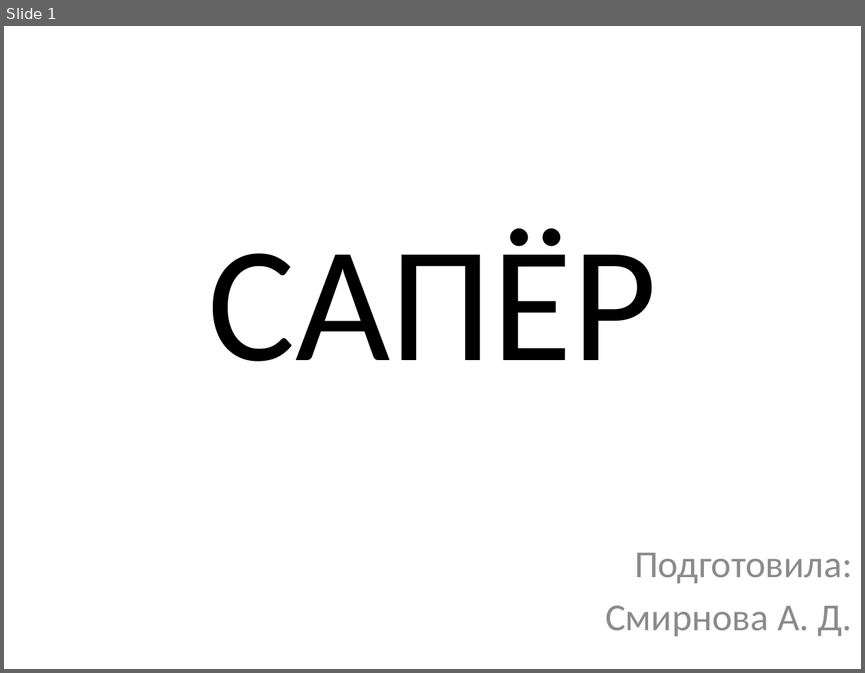
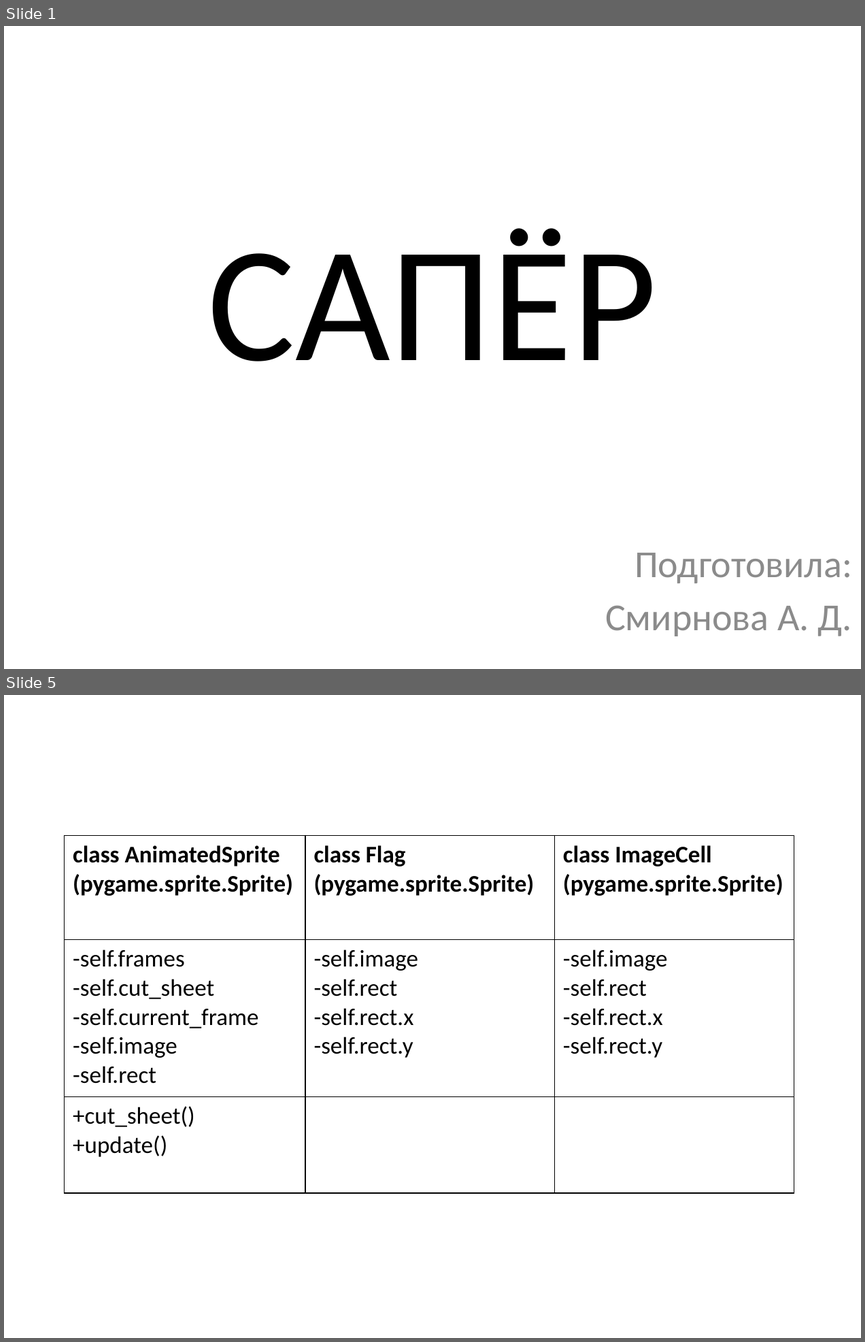
Before and after one commit to alinasmir60/Saper, a slide deck: САПЁР.pptx. Shown one above the other, each under a label of ours: slide 1 before the commit, slides 1 and 5 after it; the slides between them are not shown. The pictures are 865x673 and 865x1342 pixels, drawn with LibreOffice and Linux fonts; fonts in the diff are those of the drawing. Boxes give left, top, right and bottom in pixels: in the first picture for what was removed or moved away, otherwise in the second. Text is boxed around its words. In the diff, an @@ line names an element or a change of style, - is before the commit and + after.

```diff
--- a/САПЁР.pptx
+++ b/САПЁР.pptx
@@ slide 5 added at (4, 695, 861, 1338), background #FFFFFF @@
@@ table added at (64, 836, 794, 1191), 3 rows, 3 columns @@
+class AnimatedSprite / (pygame.sprite.Sprite) | class Flag / (pygame.sprite.Sprite) | class ImageCell / (pygame.sprite.Sprite)
+-self.frames / -self.cut_sheet / -self.current_frame / -self.image / -self.rect | -self.image / -self.rect / -self.rect.x / -self.rect.y | -self.image / -self.rect / -self.rect.x / -self.rect.y
++cut_sheet() / +update() |  | 
```
Also in this commit, not shown: 5 other slides added, 2 slides removed, 3 other files.
